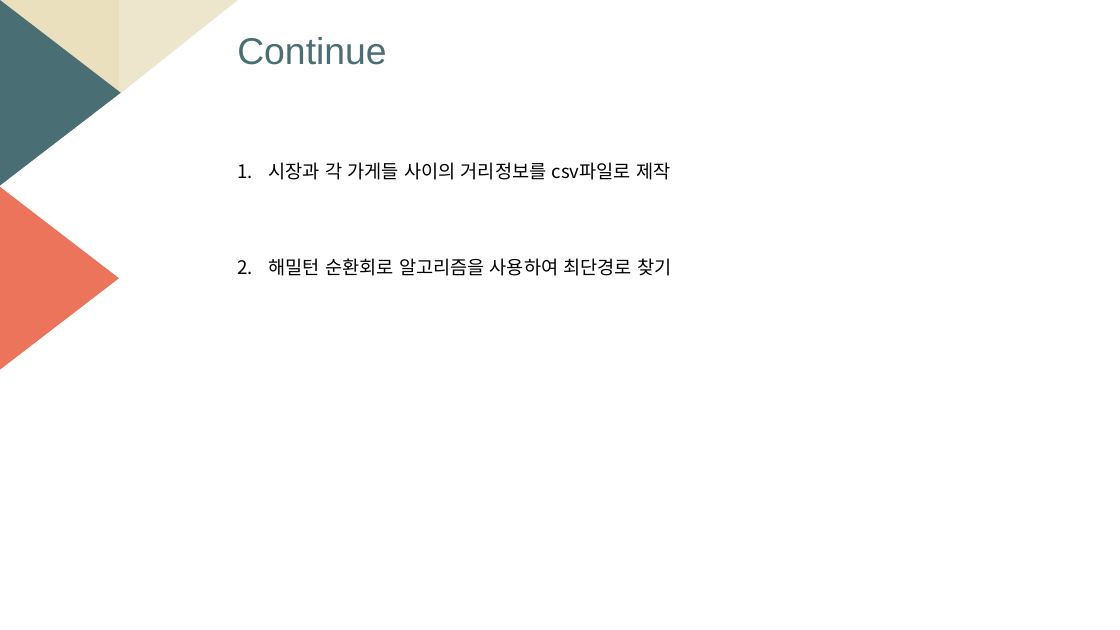
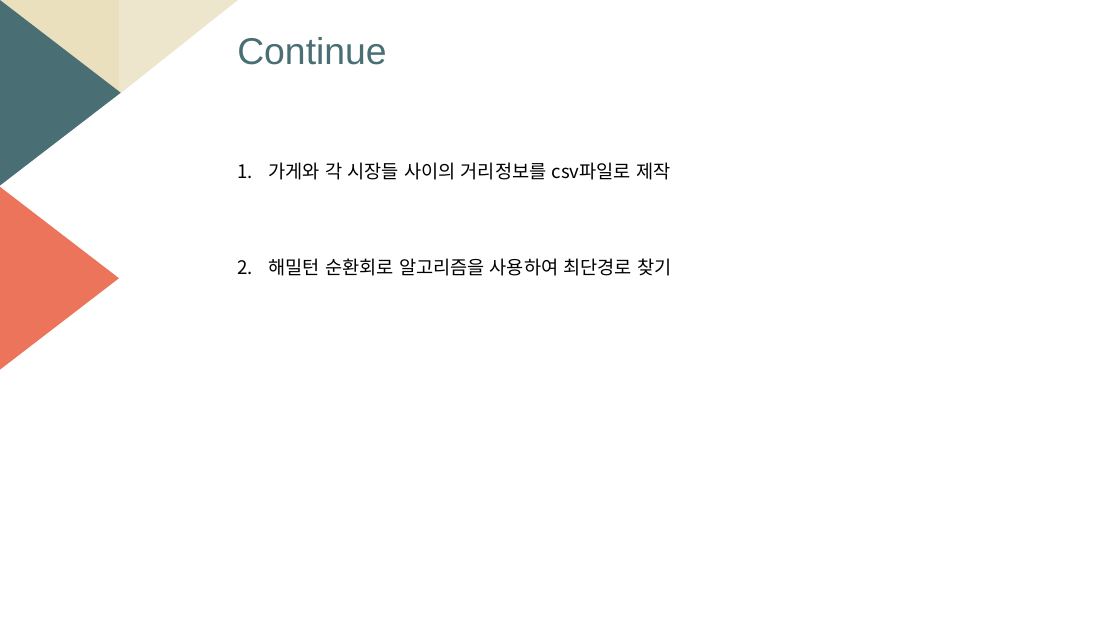
Before and after one commit to sharhp21/Data_structure_, a slide deck: slide 14 of personal/발표자료/자료구조설계_6주차.pptm. Drawn at 1120x630 pixels with LibreOffice and Linux fonts; fonts in the diff are those of the drawing. Boxes give left, top, right and bottom in pixels: in the first picture for what was removed or moved away, otherwise in the second. Text is boxed around its words. In the diff, an @@ line names an element or a change of style, - is before the commit and + after.

```diff
--- a/personal/발표자료/자료구조설계_6주차.pptm
+++ b/personal/발표자료/자료구조설계_6주차.pptm
@@ text at box(269, 162, 670, 180): text changed @@
-1. 시장과 각 가게들 사이의 거리정보를 csv파일로 제작
+1. 가게와 각 시장들 사이의 거리정보를 csv파일로 제작
```
Also in this commit, not shown: 1 other file.
